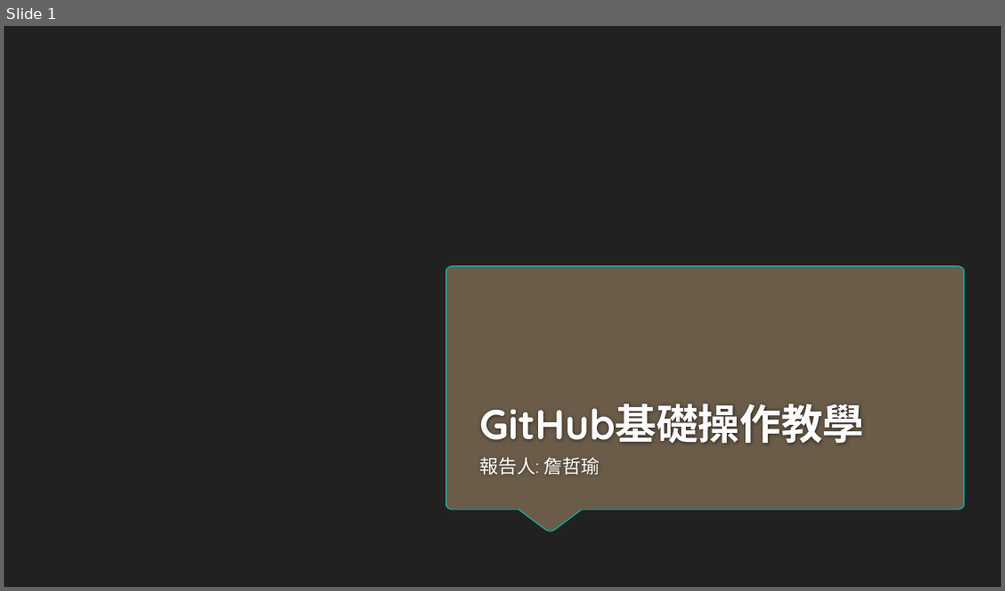
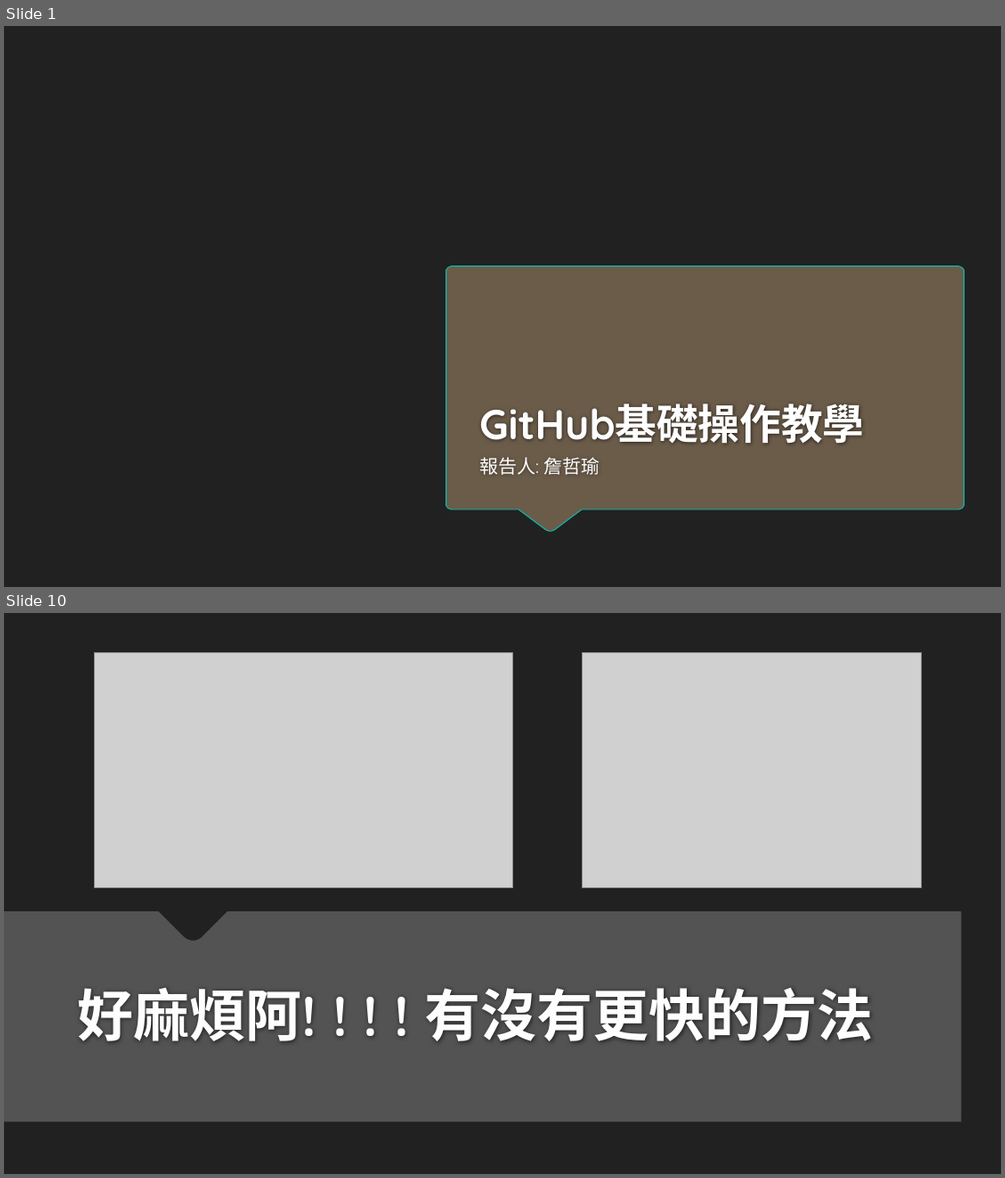
Before and after one commit to sklonely/github, a slide deck: GitHub基礎操作教學.pptx. Shown one above the other, each under a label of ours: slide 1 before the commit, slides 1 and 10 after it; the slides between them are not shown. The pictures are 1005x591 and 1005x1178 pixels, drawn with LibreOffice and Linux fonts; fonts in the diff are those of the drawing; grey boxes stand for pictures; background and template pictures are left out. Boxes give left, top, right and bottom in pixels: in the first picture for what was removed or moved away, otherwise in the second. Text is boxed around its words. In the diff, an @@ line names an element or a change of style, - is before the commit and + after.

```diff
--- a/GitHub基礎操作教學.pptx
+++ b/GitHub基礎操作教學.pptx
@@ slide 10 added at (4,613,1001,1174), background #212121 @@
@@ picture added at (95,653,512,887) @@
@@ picture added at (582,653,922,887) @@
@@ freeform shape added at (4,911,961,1121), fill #595959 at 90% opacity @@
@@ title added at (78,988,874,1041), 54 pt, text #FEFEFE, bold @@
+好麻煩阿! ! ! ! 有沒有更快的方法
```
Also in this commit, not shown: 9 other slides added, 2 slides removed.
